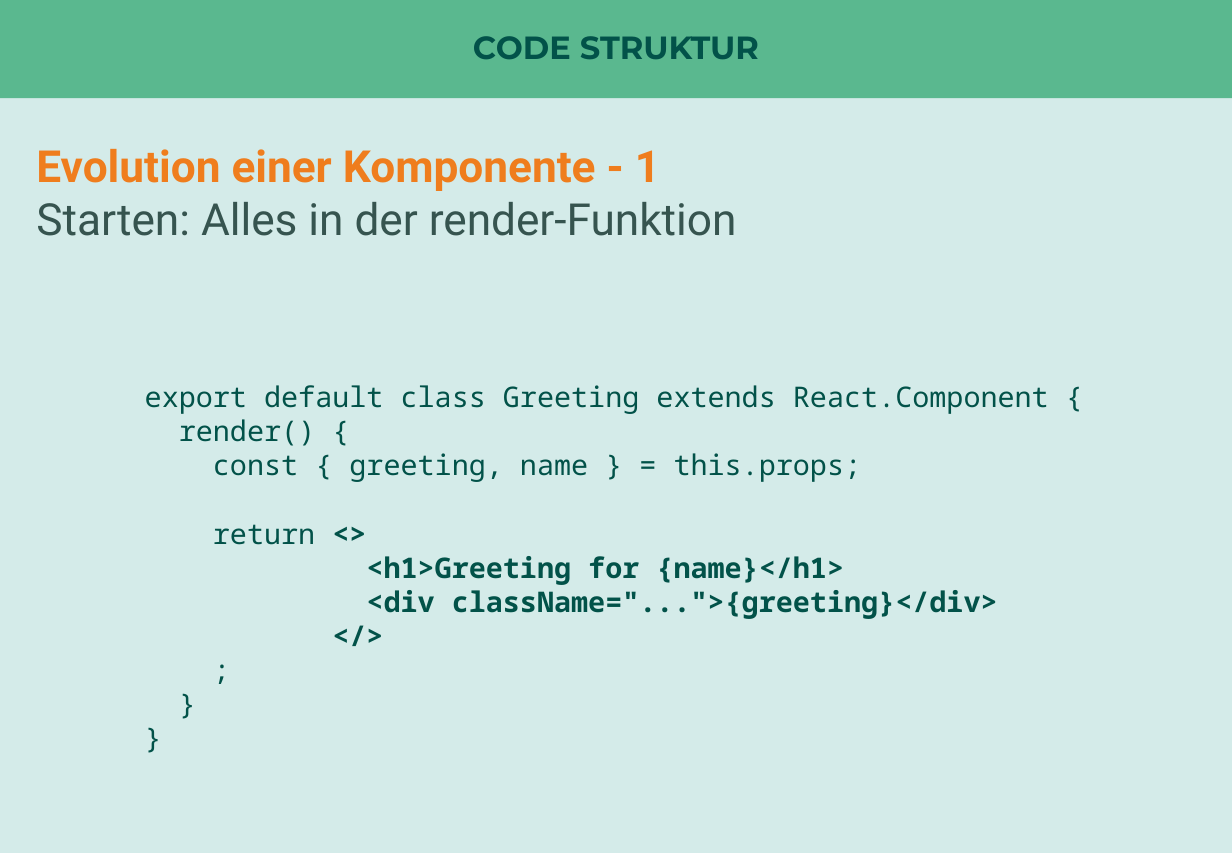
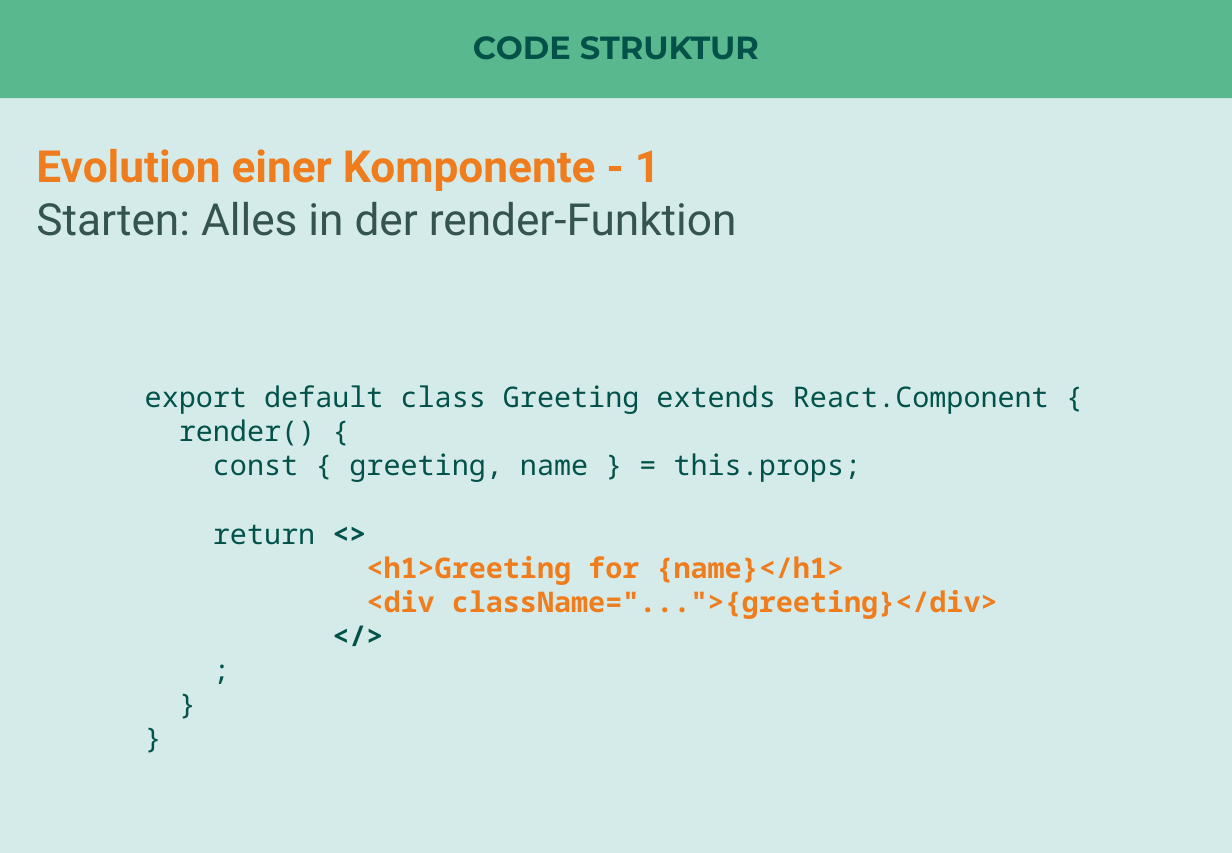
Before and after one commit to nilshartmann/react-talk, a slide deck: slide 15 of react-in-enterprise-anwendungen.pptx. Drawn at 1232x853 pixels with LibreOffice and Linux fonts; fonts in the diff are those of the drawing. Boxes give left, top, right and bottom in pixels: in the first picture for what was removed or moved away, otherwise in the second. Text is boxed around its words. In the diff, an @@ line names an element or a change of style, - is before the commit and + after.

```diff
--- a/react-in-enterprise-anwendungen.pptx
+++ b/react-in-enterprise-anwendungen.pptx
@@ text at (366, 556, 998, 619): text colour #025249 to #EF7D1D in "<h1>Greeting for {name}</h1>", "<div className="...">{greeting}</div>" @@
```
Also in this commit, not shown: 2 other slides changed, 4 slides added, 1 slide removed, 1 other file.
